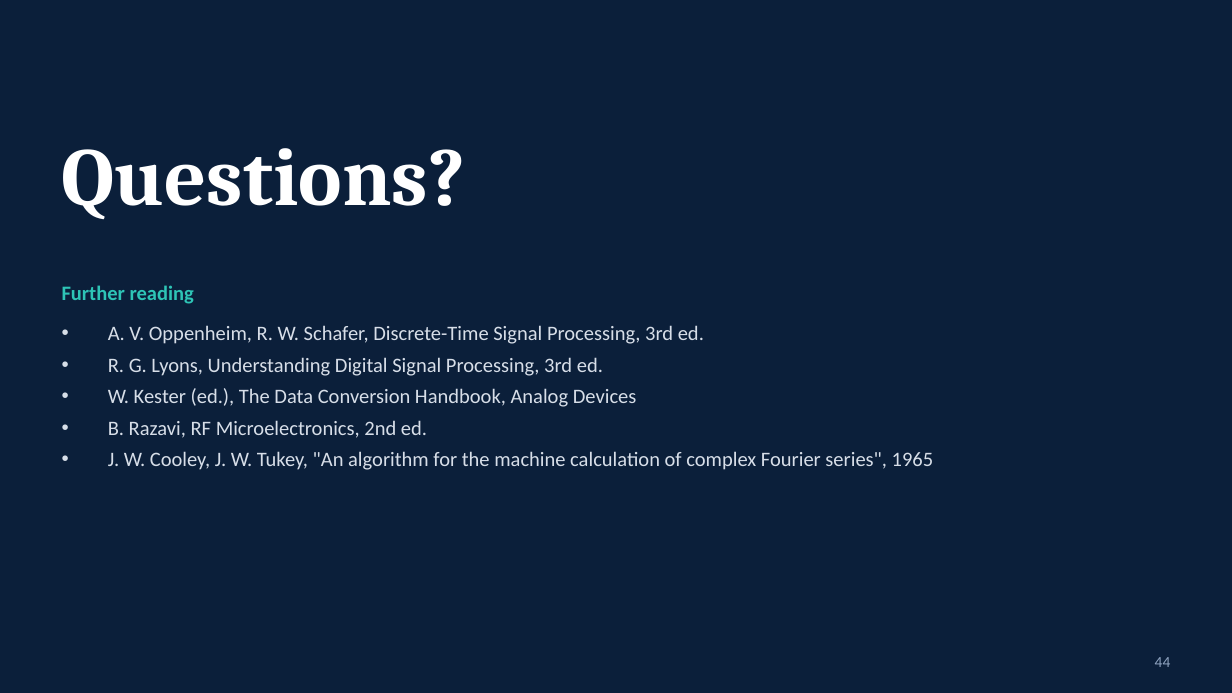
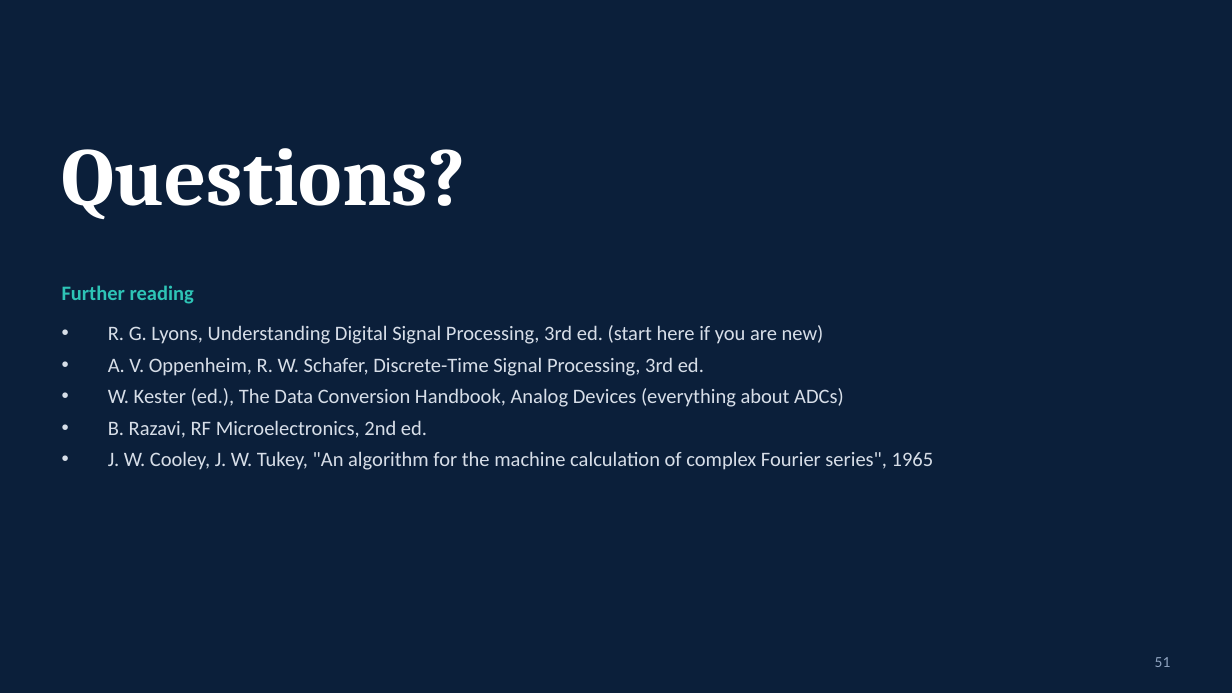
Before and after one commit to shivarampb/RF_Signal_Processing_Equations, a slide deck: slide 51 of presentation/RF_Signal_Processing.pptx (slide 44 before the commit). Drawn at 1232x693 pixels with LibreOffice and Linux fonts; fonts in the diff are those of the drawing. Boxes give left, top, right and bottom in pixels: in the first picture for what was removed or moved away, otherwise in the second. Text is boxed around its words. In the diff, an @@ line names an element or a change of style, - is before the commit and + after.

```diff
--- a/presentation/RF_Signal_Processing.pptx
+++ b/presentation/RF_Signal_Processing.pptx
@@ text at [108, 325, 824, 344]: paragraph added @@
+• R. G. Lyons, Understanding Digital Signal Processing, 3rd ed. (start here if you are new)
@@ text at [108, 388, 844, 407]: text changed @@
-• R. G. Lyons, Understanding Digital Signal Processing, 3rd ed.
-• W. Kester (ed.), The Data Conversion Handbook, Analog Devices
+• W. Kester (ed.), The Data Conversion Handbook, Analog Devices (everything about ADCs)
@@ text at [1155, 657, 1171, 667]: text changed @@
-44
+51
```
Also in this commit, not shown: 32 other slides changed, 18 slides added, 11 slides removed, 7 other files.
